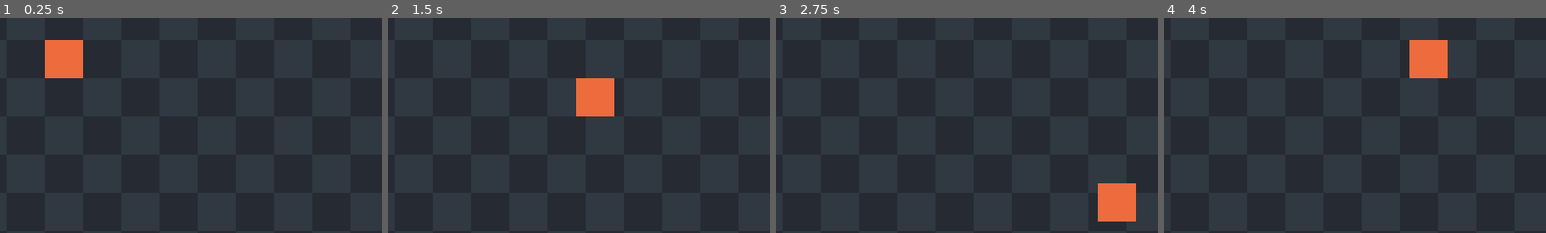
Above: before the commit, frames 1-4 (left to right).
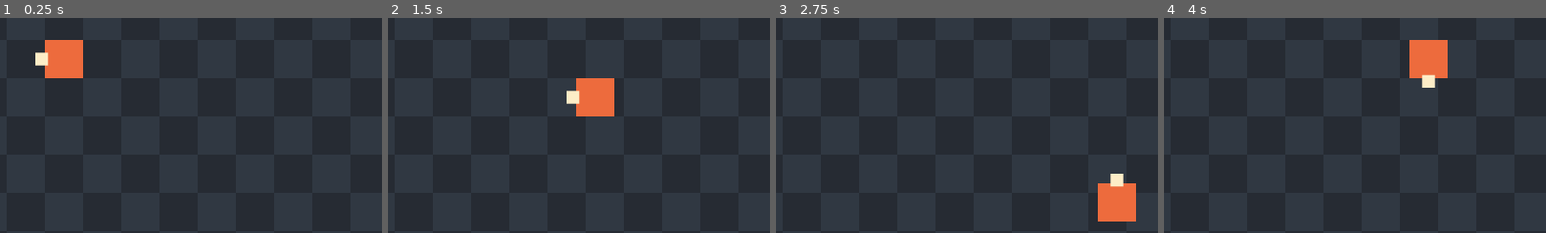
Above: after the commit, the same moments.

Repository: kimtuna/naru
Game: Godot game, scene res://scenes/main.tscn
Two runs of this game, one before a commit and one after it. Both use one fixed random seed, a clock stepped at 60 frames per second and the inputs below.
Inputs (mouse positions are % of the whole screen's width and height, from its top left):
- Up to frame 1 (0.25 s): no input
- Up to frame 2 (1.5 s): tap Enter at 0.5 s; move the mouse to (72, 45) at 0.52 s; hold D (move_right) 0.53-1.28 s; move the mouse to (30, 55) at 1.27 s; hold S (move_down) from 1.28 s (still down)
- Up to frame 3 (2.75 s): move the mouse to (60, 28) at 2.02 s; release S (move_down) at 2.03 s; hold D (move_right) from 2.03 s (still down)
- Up to frame 4 (4 s): move the mouse to (45, 70) at 2.77 s; release D (move_right) at 2.78 s; hold W (move_up) 2.78-3.53 s; move the mouse to (80, 65) at 3.52 s; hold A (move_left) from 3.53 s (still down)
The pictures show only the part of the screen within x 44-94%, y 39-89%; the shares and areas given below are measured in that part.

The runs differ from the first frame. In frame 1, 0.2% of the frame differs, in the area x 9-13%, y 16-23%; in frame 2, 0.2%; in frame 3, 0.2%; in frame 4, 0.2%.

Commit message:
마우스가 방향을 정한다 — 4방향 스냅 + 히스테리시스 10°
이동(8방향)과 별개다. 몸은 WASD 로 가고 얼굴은 커서를 본다 (GDD D-2c).

- scripts/player_facing.gd — 순수 계산. 스냅 반각 45° · 히스테리시스 10° ·
  데드존 8px. 잡는 각보다 놓는 각을 넓게 둬서 경계에서 안 깜빡인다
- scripts/player.gd + scenes/player.tscn — 코 네모(16x16, 중심에서 28px)가
  방향을 따라간다. aim_at(point) 로 커서를 밖에서 넣을 수 있게 냈다
- tools/tests/test_player_facing.gd — 검사 8개 (18 → 26)
- tools/tests/measure_facing.gd — 실측 게이트. **진짜 커서를 창에 옮겨 넣고** 잰다.
  check.sh tests 가 VIEW 뒤에 --headless 없이 부른다
- tools/loop/redteam.sh — P1-3 대조군 3종

잰 값 (헤드리스 아님 · 창 1920x1080 · 배율 2.00x · 겨눔 거리 200px):
  FACE 오른쪽 0.0° → (1,0) 코 (28,0) · 아래 90.0° → (0,1) 코 (0,28)
  FACE 왼쪽 -179.7° → (-1,0) · 위 -90.0° → (0,-1)
  FACE 46° → (1,0) 붙잡음 · 60° → (0,1) 놓음   (구간 7 전부 ok)
  TESTS 26 passed, 0 failed · PARSE 15개 실패 0 · IMPORT ok
  MOVE 가로 239.63 / 대각 238.78 px/s · VIEW 보이는 칸 20.00 x 11.25
  ALL GREEN (기준 5개)

Co-Authored-By: Claude Opus 5 (1M context) <noreply@anthropic.com>

Diff:
--- a/scenes/player.tscn
+++ b/scenes/player.tscn
@@ -16,5 +16,13 @@
 offset_bottom = 24.0
 color = Color(0.93, 0.42, 0.24, 1)
 
+[node name="Nose" type="ColorRect" parent="."]
+mouse_filter = 2
+offset_left = 20.0
+offset_top = -8.0
+offset_right = 36.0
+offset_bottom = 8.0
+color = Color(0.99, 0.93, 0.78, 1)
+
 [node name="Shape" type="CollisionShape2D" parent="."]
 shape = SubResource("1_shape")
--- a/scripts/player.gd
+++ b/scripts/player.gd
@@ -3,10 +3,33 @@
 
 ## 색 네모 플레이어. 그림은 프로토타입 범위 밖이라 ColorRect 한 장이다 (BACKLOG 머리말).
 ##
-## 계산은 전부 PlayerMotion 에 있다 — 이 파일은 **입력을 읽어서 넘기고 움직이는 것**만 한다.
+## 계산은 전부 PlayerMotion · PlayerFacing 에 있다 — 이 파일은 **입력을 읽어서 넘기고
+## 움직이고 그리는 것**만 한다.
 ## 충돌은 아직 없다 (P1-5). move_and_slide 를 지금부터 쓰는 것은 그때 그대로 얹히기 때문이다.
+##
+## **이동과 방향은 별개다** (GDD D-2c): 몸은 WASD 로 가고 얼굴은 커서를 본다.
+
+## 코 네모의 중심이 몸 중심에서 몇 px 떨어지나. 몸통 반폭 24 보다 커야 밖으로 나온다.
+const NOSE_DIST := 28.0
+
+## 바라보는 방향. AXES 중 하나다 — 대각선은 없다.
+var facing: Vector2 = Vector2.RIGHT
+
+@onready var _nose: ColorRect = $Nose
+
+func _ready() -> void:
+	_place_nose()
 
 func _physics_process(_delta: float) -> void:
 	var input := Input.get_vector("move_left", "move_right", "move_up", "move_down")
 	velocity = PlayerMotion.velocity(input)
 	move_and_slide()
+	aim_at(get_global_mouse_position())
+
+## 세계 좌표의 한 점을 겨눈다. 실측 게이트가 커서 없이 부를 수 있게 밖으로 냈다.
+func aim_at(point: Vector2) -> void:
+	facing = PlayerFacing.resolve(point - global_position, facing)
+	_place_nose()
+
+func _place_nose() -> void:
+	_nose.position = facing * NOSE_DIST - _nose.size * 0.5
--- /dev/null
+++ b/scripts/player_facing.gd
@@ -0,0 +1,42 @@
+class_name PlayerFacing
+extends RefCounted
+
+## 바라보는 방향의 **순수 계산**. 노드도 엔진 상태도 안 본다 — 그래서 헤드리스로 잴 수 있다.
+##
+## 방향은 **마우스가 정한다. 이동 방향과 별개다** (GDD D-2c) — 왼쪽으로 걸으면서
+## 오른쪽을 겨눌 수 있다. 이동은 8방향이지만 **바라보는 방향은 4방향**이다:
+## 스프라이트가 앞/뒤/옆 네 장뿐이라 대각선을 표현할 그림이 없다.
+##
+## **히스테리시스가 왜 필요한가**: 45° 경계에 커서를 두면 1px 만 흔들려도
+## 오른쪽↔아래가 매 프레임 뒤집힌다. 60Hz 로 깜빡이는 스프라이트가 된다.
+## 그래서 **잡는 각(45°)보다 놓는 각(55°)을 넓게** 둔다 — 한 번 잡은 방향은
+## 경계를 10° 넘어가야 놓는다.
+
+## 화면 좌표계다 — y 가 아래로 증가하므로 DOWN 이 화면 아래쪽이다.
+const AXES: Array[Vector2] = [Vector2.RIGHT, Vector2.DOWN, Vector2.LEFT, Vector2.UP]
+
+const SNAP_DEG := 45.0          # 축 하나가 가져가는 부채꼴의 반각 (360 / 4 / 2)
+const HYSTERESIS_DEG := 10.0    # 이미 잡은 방향을 놓는 데 더 필요한 각
+const DEAD_ZONE := 8.0          # 이보다 가까우면 각이 무의미하다 (몸통 반폭 24px 의 1/3)
+
+## 가장 가까운 축. 경계(정확히 45°)에서는 AXES 순서가 정한다 — 결정적이어야 한다.
+static func nearest(aim: Vector2) -> Vector2:
+	var best := AXES[0]
+	var best_a := INF
+	for ax in AXES:
+		var a := absf(aim.angle_to(ax))
+		if a < best_a - 1e-6:
+			best_a = a
+			best = ax
+	return best
+
+## 겨눈 벡터(커서 - 플레이어)와 지금 방향으로 새 방향을 정한다.
+## `current` 는 AXES 중 하나이거나 Vector2.ZERO(아직 안 정해짐) 여야 한다.
+static func resolve(aim: Vector2, current: Vector2) -> Vector2:
+	if aim.length() < DEAD_ZONE:
+		return current
+	if current == Vector2.ZERO:
+		return nearest(aim)
+	if absf(aim.angle_to(current)) <= deg_to_rad(SNAP_DEG + HYSTERESIS_DEG):
+		return current
+	return nearest(aim)
--- /dev/null
+++ b/tools/tests/measure_facing.gd
@@ -0,0 +1,112 @@
+extends SceneTree
+
+## **실측 게이트 — 바라보는 방향.** 실제 창에 **진짜 커서를 옮겨** 넣고
+## 플레이어가 어디를 보는지, 코 네모가 어디로 갔는지 잰다.
+##
+## 왜 단위 검사로 부족한가: PlayerFacing 이 아무리 맞아도 노드가 커서를 안 읽으면
+## 게임은 앞만 본다 — 그런데 단위 검사는 전부 초록으로 남는다.
+## (바퀴 3 의 속도, 바퀴 4 의 화면과 같은 모양의 구멍이다. NUMBERS 5절)
+##
+## **헤드리스로 돌리면 안 된다** — headless 드라이버는 창이 없어 커서를 못 옮긴다.
+## check.sh tests 가 `--headless` 없이 부른다.
+##
+## **사람의 커서를 잠깐 뺏는다.** 끝나면 처음 자리로 되돌린다.
+##
+## 이름이 test_ 로 시작하지 않는다 — run_tests.gd 는 이 파일을 안 집는다.
+
+const DIST := 200.0          # 겨눔 거리. 데드존(8px) 한참 밖이면 거리는 결과를 안 바꾼다
+const SETTLE := 4            # warp 가 창에 붙고 물리가 한 번 도는 데 드는 프레임
+const WARMUP := 5
+
+## 커서를 이 각도들로 차례로 옮긴다. 5·6 번은 히스테리시스다 —
+## 46° 는 경계(45°)를 넘었지만 **아직 오른쪽**이어야 하고, 60° 에서 비로소 놓는다.
+var _phases := [
+	{"name": "오른쪽", "deg": 0.0, "expect": Vector2.RIGHT},
+	{"name": "아래", "deg": 90.0, "expect": Vector2.DOWN},
+	{"name": "왼쪽", "deg": 180.0, "expect": Vector2.LEFT},
+	{"name": "위", "deg": -90.0, "expect": Vector2.UP},
+	{"name": "오른쪽(재설정)", "deg": 0.0, "expect": Vector2.RIGHT},
+	{"name": "46°-붙잡음", "deg": 46.0, "expect": Vector2.RIGHT},
+	{"name": "60°-놓음", "deg": 60.0, "expect": Vector2.DOWN},
+]
+
+var _player: Node
+var _scale := 1.0
+var _home := Vector2.ZERO
+var _i := 0
+var _frames := 0
+var _wait := 0
+var _bad := 0
+
+func _initialize() -> void:
+	var main: String = ProjectSettings.get_setting("application/run/main_scene")
+	root.add_child(load(main).instantiate())
+
+func _process(_delta: float) -> bool:
+	_frames += 1
+	if _frames < WARMUP:
+		return false
+	if _frames == WARMUP:
+		return _setup()
+	if _wait > 0:
+		_wait -= 1
+		return false
+	_check_phase()
+	_i += 1
+	if _i < _phases.size():
+		_aim(_phases[_i]["deg"])
+		return false
+	return _finish()
+
+func _setup() -> bool:
+	if DisplayServer.get_name() == "headless":
+		_fail("드라이버", "headless 로는 커서를 못 옮긴다 — --headless 없이 불러라", "macOS/X11")
+		return _finish()
+	_player = root.get_node_or_null("Main/Player")
+	if _player == null:
+		_fail("플레이어", "Main/Player 가 없다", "메인 씬에 플레이어")
+		return _finish()
+	# 창 좌표 = 월드 좌표 × 최종 배율. warp_mouse 는 창 좌표를 받는다.
+	_scale = root.get_final_transform().get_scale().x
+	_home = root.get_mouse_position() * _scale
+	_aim(_phases[0]["deg"])
+	return false
+
+## 플레이어 중심에서 deg 방향 DIST px 떨어진 **월드** 점으로 진짜 커서를 옮긴다.
+func _aim(deg: float) -> void:
+	var target: Vector2 = _player.global_position + Vector2.RIGHT.rotated(deg_to_rad(deg)) * DIST
+	Input.warp_mouse(target * _scale)
+	_wait = SETTLE
+
+func _check_phase() -> void:
+	var p: Dictionary = _phases[_i]
+	var got: Vector2 = _player.facing
+	var want: Vector2 = p["expect"]
+	# 커서가 정말 그 자리에 갔나 — 아니면 밑의 판정은 의미가 없다.
+	var aim: Vector2 = _player.get_global_mouse_position() - _player.global_position
+	var aim_deg: float = rad_to_deg(Vector2.RIGHT.angle_to(aim))
+	if absf(angle_difference(deg_to_rad(p["deg"]), deg_to_rad(aim_deg))) > deg_to_rad(1.0):
+		_fail("커서 각 %s" % p["name"], "%.2f°" % aim_deg, "%.2f°" % p["deg"])
+	# 코 네모가 방향을 따라갔나 — facing 만 맞고 그림이 안 돌면 사람 눈엔 안 보인다.
+	var nose: Node = _player.get_node_or_null("Nose")
+	var nose_c: Vector2 = nose.position + nose.size * 0.5 if nose != null else Vector2.INF
+	var nose_want: Vector2 = want * _player.NOSE_DIST
+	var ok := got == want and nose_c.is_equal_approx(nose_want)
+	if not ok:
+		_bad += 1
+	print("FACE %-16s 커서 %6.1f° · 방향 %s · 코 %s  %s" % [
+		p["name"], aim_deg, got, nose_c,
+		"ok" if ok else "FAIL 기대 방향 %s · 코 %s" % [want, nose_want]])
+
+func _finish() -> bool:
+	if _player != null:
+		Input.warp_mouse(_home)
+	print("FACE %s (구간 %d · 거리 %.0f px · 스냅 %.0f° · 히스테리시스 %.0f°)" % [
+		"ok" if _bad == 0 else "FAIL %d개" % _bad, _phases.size(),
+		DIST, PlayerFacing.SNAP_DEG, PlayerFacing.HYSTERESIS_DEG])
+	quit(1 if _bad > 0 else 0)
+	return true
+
+func _fail(what: String, actual: String, expected: String) -> void:
+	_bad += 1
+	print("FACE FAIL %s — 잰 값 %s · 기대 %s" % [what, actual, expected])
--- /dev/null
+++ b/tools/tests/test_player_facing.gd
@@ -0,0 +1,81 @@
+extends TestBase
+
+## 바라보는 방향을 잰다. 마우스가 정하고, 이동 방향과 별개다 (GDD D-2c).
+##
+## **여기는 순수 계산만 본다.** 노드가 커서를 실제로 읽는지는 씬을 돌려서 재는
+## tools/tests/measure_facing.gd 가 본다 — 둘 다 있어야 게이트가 닫힌다.
+
+const FAR := 100.0   # 데드존(8px) 밖이면 거리는 결과를 바꾸지 않는다
+
+## 화면 좌표(y 아래로 증가)에서 각도 deg 를 향하는, 데드존 밖의 겨눔 벡터.
+func aim(deg: float, dist: float = FAR) -> Vector2:
+	return Vector2.RIGHT.rotated(deg_to_rad(deg)) * dist
+
+func test_constants() -> void:
+	eq(PlayerFacing.SNAP_DEG, 45.0, "스냅 반각")
+	eq(PlayerFacing.HYSTERESIS_DEG, 10.0, "히스테리시스")
+	eq(PlayerFacing.DEAD_ZONE, 8.0, "데드존 px")
+	eq(PlayerFacing.AXES.size(), 4, "축 개수")
+
+func test_snaps_to_the_axis_you_point_at() -> void:
+	for spec in [[0.0, Vector2.RIGHT], [90.0, Vector2.DOWN], [180.0, Vector2.LEFT], [-90.0, Vector2.UP]]:
+		var got: Vector2 = PlayerFacing.nearest(aim(spec[0]))
+		eq(got, spec[1], "%.0f° 스냅" % spec[0])
+
+func test_never_returns_a_diagonal() -> void:
+	# 360° 를 1° 씩 돈다. 축 아닌 값이 하나라도 나오면 스프라이트가 없다.
+	var facing := Vector2.RIGHT
+	var bad := 0
+	for d in 360:
+		facing = PlayerFacing.resolve(aim(float(d)), facing)
+		if not PlayerFacing.AXES.has(facing):
+			bad += 1
+	check(bad == 0, "360° 중 축 아닌 방향 — 잰 값 %d개 · 기대 0개" % bad)
+
+func test_hysteresis_holds_past_the_boundary() -> void:
+	# 45° 를 넘어도 55° 까지는 놓지 않는다. 이게 없으면 경계에서 매 프레임 뒤집힌다.
+	var f := PlayerFacing.resolve(aim(0.0), Vector2.RIGHT)
+	eq(f, Vector2.RIGHT, "0° 에서 오른쪽")
+	f = PlayerFacing.resolve(aim(46.0), f)
+	eq(f, Vector2.RIGHT, "46° — 경계를 넘었지만 아직 붙잡는다")
+	f = PlayerFacing.resolve(aim(54.9), f)
+	eq(f, Vector2.RIGHT, "54.9° — 놓는 각 직전")
+	f = PlayerFacing.resolve(aim(55.1), f)
+	eq(f, Vector2.DOWN, "55.1° — 여기서 놓는다")
+
+func test_hysteresis_is_symmetric() -> void:
+	# 반대로 올라올 때도 같은 폭이어야 한다. 아니면 한쪽으로 끌린다.
+	var f := PlayerFacing.resolve(aim(90.0), Vector2.DOWN)
+	f = PlayerFacing.resolve(aim(44.0), f)
+	eq(f, Vector2.DOWN, "44° — 경계를 넘었지만 아직 아래를 본다")
+	f = PlayerFacing.resolve(aim(35.1), f)
+	eq(f, Vector2.DOWN, "35.1° — 놓는 각 직전")
+	f = PlayerFacing.resolve(aim(34.9), f)
+	eq(f, Vector2.RIGHT, "34.9° — 여기서 놓는다")
+
+func test_jitter_on_the_boundary_does_not_flicker() -> void:
+	# 커서가 45° 경계에서 ±3° 떨린다. 히스테리시스가 없으면 60번 다 뒤집힌다.
+	var f := PlayerFacing.resolve(aim(0.0), Vector2.RIGHT)
+	var flips := 0
+	for i in 60:
+		var wobble: float = 45.0 + (3.0 if i % 2 == 0 else -3.0)
+		var next: Vector2 = PlayerFacing.resolve(aim(wobble), f)
+		if next != f:
+			flips += 1
+		f = next
+	check(flips == 0, "경계 ±3° 흔들림 60프레임의 뒤집힘 — 잰 값 %d회 · 기대 0회" % flips)
+
+func test_dead_zone_keeps_the_last_facing() -> void:
+	# 커서가 몸 위에 올라오면 각이 잡음이다. 마지막 방향을 지킨다.
+	var f: Vector2 = PlayerFacing.resolve(aim(90.0, 7.9), Vector2.LEFT)
+	eq(f, Vector2.LEFT, "데드존 안(7.9px)")
+	eq(PlayerFacing.resolve(Vector2.ZERO, Vector2.UP), Vector2.UP, "커서가 정확히 몸 중심")
+	f = PlayerFacing.resolve(aim(90.0, 8.1), Vector2.LEFT)
+	eq(f, Vector2.DOWN, "데드존 밖(8.1px) — 다시 돈다")
+
+func test_facing_is_independent_of_movement() -> void:
+	# 왼쪽으로 걸으면서 오른쪽을 겨눈다 (게걸음). 두 계산이 서로를 안 본다.
+	var vel: Vector2 = PlayerMotion.velocity(Vector2.LEFT)
+	var f: Vector2 = PlayerFacing.resolve(aim(0.0), Vector2.LEFT)
+	eq(vel, Vector2.LEFT * 240.0, "왼쪽 이동 속도")
+	eq(f, Vector2.RIGHT, "같은 프레임에 오른쪽을 본다")
Not shown, added: scripts/player_facing.gd.uid
Not shown, added: tools/tests/measure_facing.gd.uid
Not shown, added: tools/tests/test_player_facing.gd.uid
Not shown, changed: tools/loop/check.sh
Not shown, changed: tools/loop/redteam.sh
